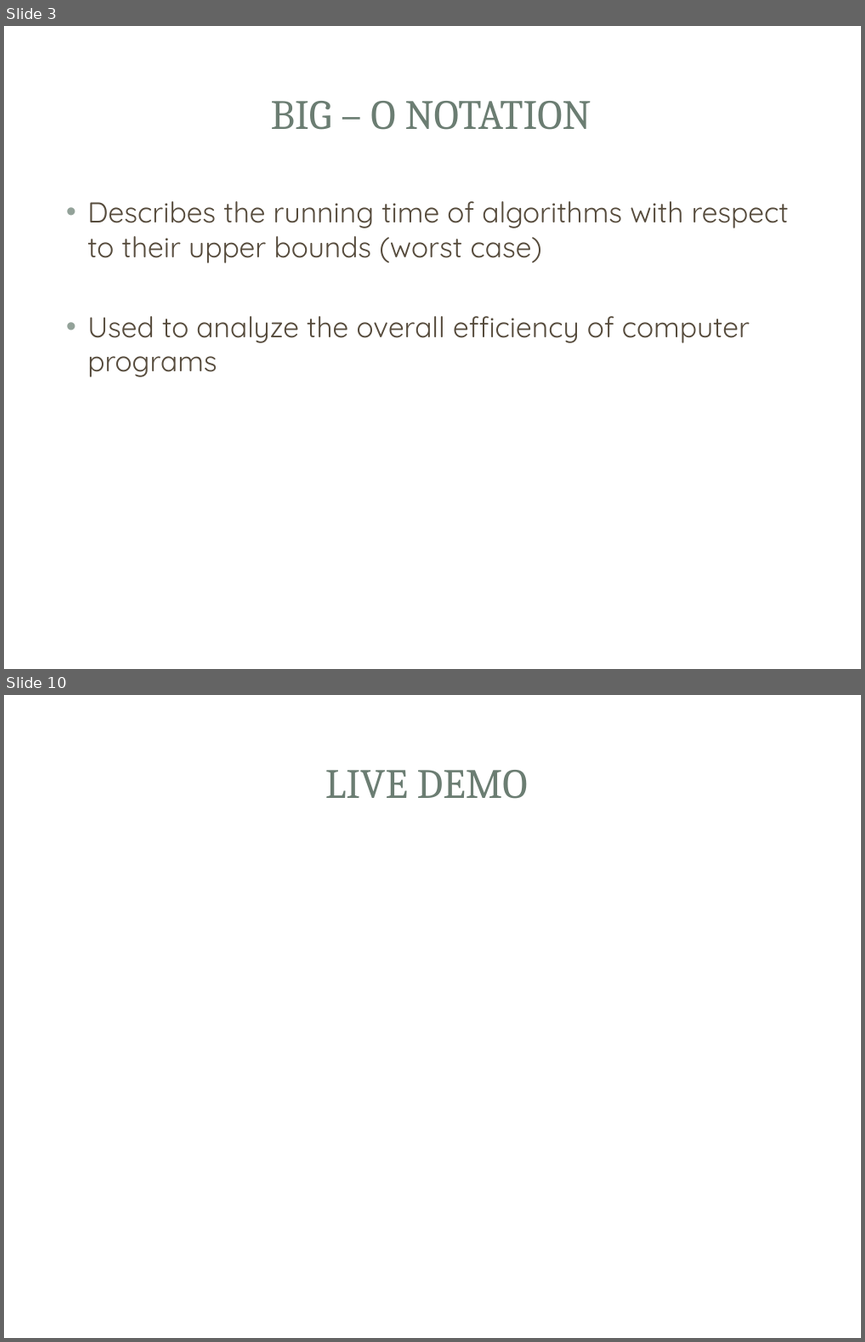
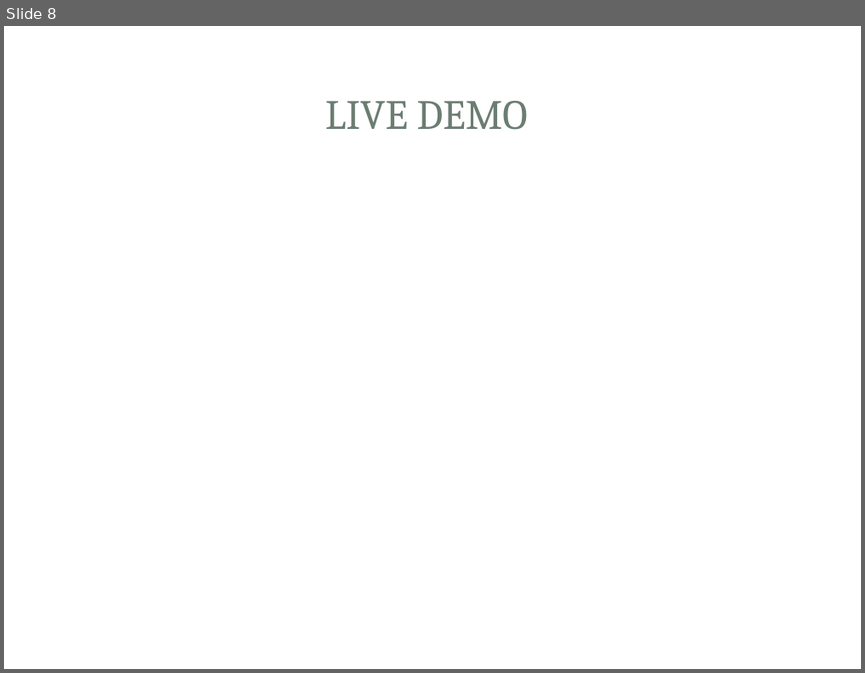
Before and after one commit to saiyamsethi5/4tb3-static-analysis, a slide deck: Presentation/Presentation.pptx. Shown one above the other, each under a label of ours: slides 3 and 10 before the commit, slide 8 after it; the slides between them are not shown. The pictures are 865x1342 and 865x673 pixels, drawn with LibreOffice and Linux fonts; fonts in the diff are those of the drawing; background and template pictures are left out. Boxes give left, top, right and bottom in pixels: in the first picture for what was removed or moved away, otherwise in the second. Text is boxed around its words. In the diff, an @@ line names an element or a change of style, - is before the commit and + after.

```diff
--- a/Presentation/Presentation.pptx
+++ b/Presentation/Presentation.pptx
@@ slide 3 removed at (4, 26, 861, 669), background picture (left out); not listed: 3 template elements that a slide beside it also shows @@
@@ title removed at (271, 101, 591, 130) @@
-BIG – O NOTATION
@@ text removed at (87, 201, 789, 377) @@
-• Describes the running time of algorithms with respect to their upper bounds (worst case)
-• Used to analyze the overall efficiency of computer programs
@@ what was slide 10 is now slide 8 @@
```
Also in this commit, not shown: 6 slides changed, 1 other slide removed.
